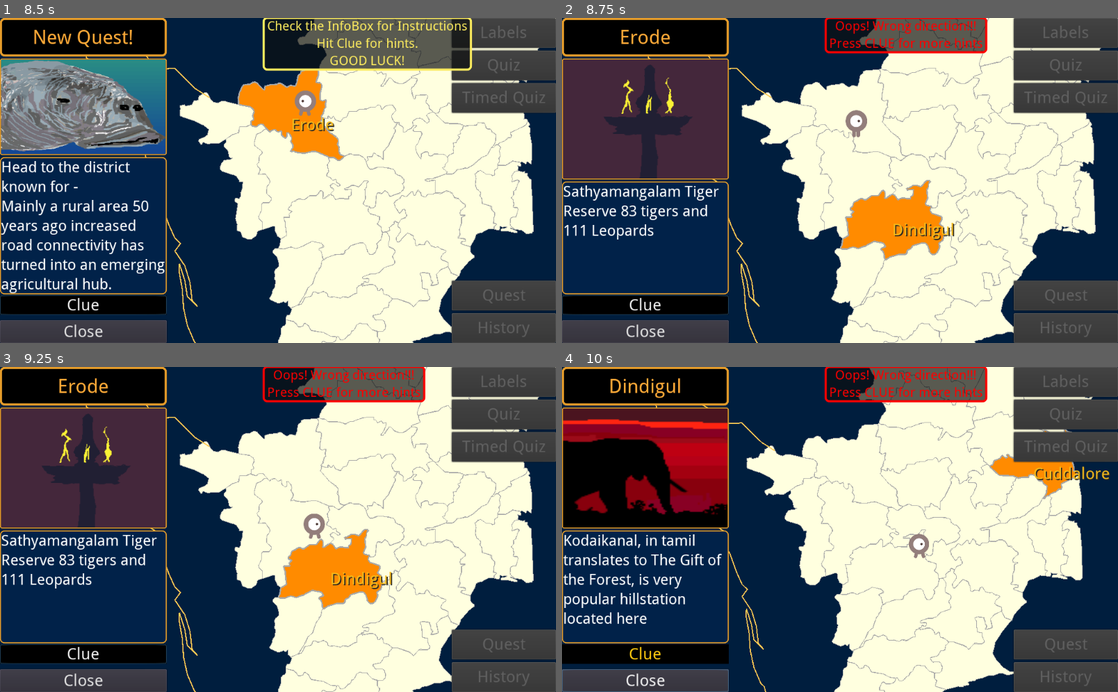
Above: before the commit, frames 1-4 (two rows, left to right).
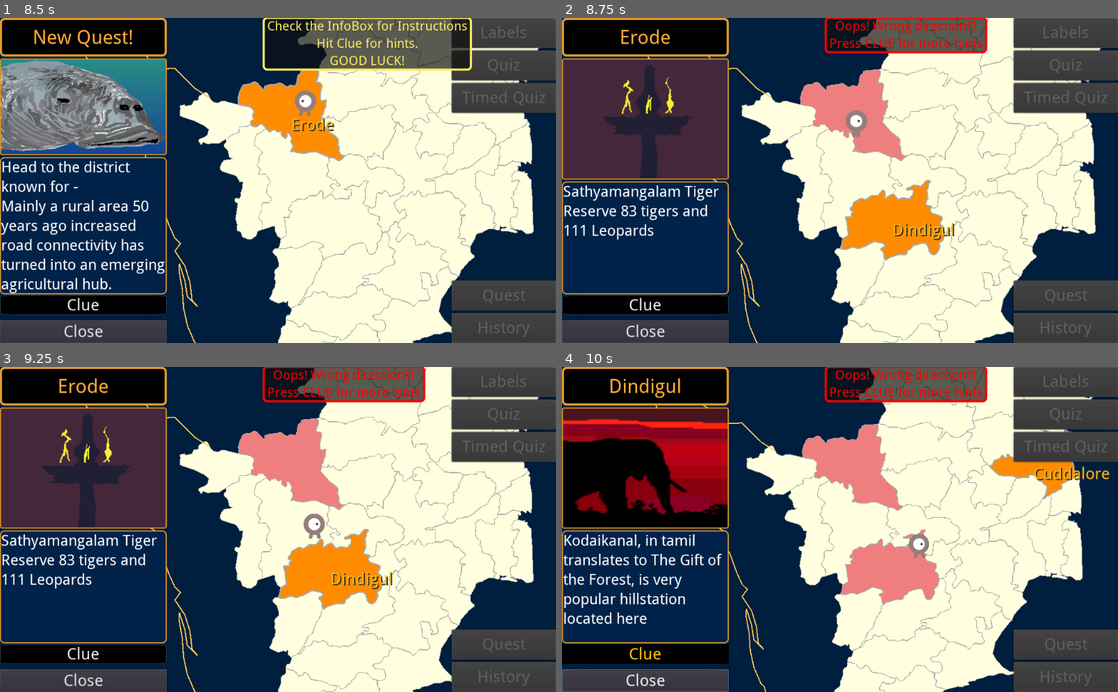
Above: after the commit, the same moments.

Repository: sharun-s/godot-tn
Game: Godot game, scene res://Node2D.tscn
Two runs of this game, one before a commit and one after it. Both use one fixed random seed, a clock stepped at 60 frames per second and the inputs below.
Inputs (mouse positions are in pixels of both pictures, inside the frame that each line leads up to):
- Up to frame 1 (8.5 s): tap Enter at 0.5 s; drag from (433, 125) to (222, 128) at 0.52 s; drag from (222, 128) to (433, 125) at 1.27 s; move the mouse to (428, 79) at 2.02 s; hold Right (ui_right) 2.03-2.75 s; tap Backspace at 2.1 s; click (428, 79) at 2.17 s; drag from (316, 21) to (222, 128) at 2.77 s; drag from (278, 180) to (222, 128) at 3.52 s; drag from (239, 76) to (428, 79) at 4.27 s; move the mouse to (405, 63) at 5.02 s; hold Down (ui_down) 5.03-5.75 s; hold Mouse wheel up (zoom_in) 5.03-5.75 s; click (405, 63) at 5.17 s; click "Quest" at 5.75 s; click "Clue" at 6.5 s; tap Space at 7.25 s; drag from (328, 154) to (433, 76) at 7.27 s; drag from (300, 232) to (239, 70) at 8.02 s
- Up to frame 2 (8.75 s): no input
- Up to frame 3 (9.25 s): drag from (494, 471) to (239, 419) at 8.77 s
- Up to frame 4 (10 s): move the mouse to (1073, 519) at 9.52 s; hold Down (ui_down) from 9.53 s (still down); hold Mouse wheel down (zoom_out) from 9.53 s (still down); click (1073, 519) at 9.67 s

Frame 1 is identical in both runs. In frame 2, 2.4% of the frame differs, in the area x 42-62%, y 16-44%; in frame 3, 2.6%; in frame 4, 4.6%, in the area x 43-68%, y 17-73%.

Commit message:
Refactor - removed unnecessary quest in progress variable - relying on gameinprogress instead Both quest mode and explore mode rely on select-gotodistrict-highlightdistrict - diff being how deselect is handled During the quest good and bad selections stay highlighted like in quiz mode

Diff:
--- a/TN.gd
+++ b/TN.gd
@@ -393,15 +393,18 @@
 		#walkpath.add_point(get_node(district).position)
 #		highlight_district(district, false, true)
 
+func setDistrict_Color_Text(dist, c):
+	get_node(dist).get_child(0).color=c
+	$Label.text=dist
+	$Label.rect_global_position=center(dist)
+
 func select(district):
 	if game_in_progress==1 and attempts < turns:
 		if district == challenge:
 			score+=1
 			attempts+=1
 			$HUD/Score.text=str(score)+' / '+str(attempts)
-			get_node(district).get_child(0).color=selected_color_right
-			$Label.text=district
-			$Label.rect_global_position=center(district)
+			setDistrict_Color_Text(district, selected_color_right)
 			timed_msg("[color=#"+selected_color_right.to_html(false)+"]Correct![/color]", 1)#, 2)
 			yield($Timer, "timeout")
 			if attempts < turns:
@@ -428,7 +431,7 @@
 		pass
 	elif game_in_progress==3:
 		#main game treasure hunt
-		pass
+		gotoDistrict()
 	else:
 		#get_tree().set_group("dlabels", "visible", false)
 		#check if path has anything and move
@@ -437,37 +440,21 @@
 #deselect district if one is already selected before selecting new one
 #selecting = change color + add border
 func highlight_district(district, show_neighbours:=true):
-	if district!=selected_district and selected_district!='':
-		deselect()
-	else:
-		if district==selected_district:
-			# already selected so deselect
+	if game_in_progress!=3:
+		if district!=selected_district and selected_district!='':
 			deselect()
-			$Label.text=''
-			selected_district=''
-			update() # redraw borders
-			return
+		else:
+			if district==selected_district:
+				# already selected so deselect
+				deselect()
+				$Label.text=''
+				selected_district=''
+				update() # redraw borders
+				return
 	selected_district=district
-	$Label.text=district
-	$Label.rect_global_position=center(selected_district)
-	var sd:Area2D=get_node(selected_district)
-	var poly=sd.get_child(0)
-	poly.color=selected_color
-	#selected_district_border_pts=PoolVector2Array(poly.polygon)
+	setDistrict_Color_Text(district, selected_color)
 	if show_neighbours:
-		var oa=sd.get_overlapping_areas()
-		var tmp=$Timer.wait_time
-		$Timer.start(.3)
-		yield($Timer, 'timeout')
-		$Timer.wait_time=tmp
-		for i in oa:
-			if i.name=='Gopal':
-				continue
-			get_node('lbl'+i.name).visible=true
-			i.get_child(0).color=deselect_color.blend("aa66aa22")
-			#tw.interpolate_property(i.get_child(0), 'color', deselect_color, deselect_color.blend("aa66aa22"),1)
-			#tw.start()
-			#yield(tw,"tween_completed")
+		_on_Grid_show_neighbours(true)
 	update() # redraw borders
 
 func deselect():
@@ -557,7 +544,10 @@
 	$Camera2D.position=get_node('Karur').position
 	#show_compass()
 	$Gopal.show()
-	game_in_progress=0
+	#if quest_in_progress:
+	#	game_in_progress=3
+	#else:
+	#	game_in_progress=0
 	update() # redraw borders
 	#var tree=get_tree()
 #	for i in years:
@@ -633,9 +623,11 @@
 	$Gopal.velocity=Vector2(0,0)
 	$Gopal.initiated_by_code=false
 	$Gopal/CollisionShape2D.disabled = false
-	game_in_progress=0
-	if not quest_in_progress:
+	if game_in_progress !=3:
 		enableui()
+	#game_in_progress=0
+	#if not quest_in_progress:
+	#	enableui()
 
 func fullwalktest():
 	reset()
@@ -653,10 +645,7 @@
 		$Camera2D/Tween.interpolate_property($Camera2D,"position",$Camera2D.position,gpos,1.4)
 		$Camera2D/Tween.start()
 		# not required gopal will highlight
-		$Label.text=current
-		$Label.rect_global_position=center(current)
-		var poly=i.get_child(0)
-		poly.color=selected_color
+		setDistrict_Color_Text(current, selected_color)
 		var neighbours=i.get_overlapping_areas()
 		for n in neighbours:
 			if n.name == 'Gopal':
@@ -822,10 +811,10 @@
 				#get_tree().call_group(years[i],"queue_free")
 				for tmpx in get_tree().get_nodes_in_group(years[i]):
 					if tmpx is Polygon2D:
-						print('freeing', tmpx.name)
+						#print('freeing', tmpx.name)
 						tmpx.queue_free()
-					else:
-						print('not freeing', tmpx.name)
+					#else:
+					#	print('not freeing', tmpx.name)
 				current_year=0
 				get_tree().call_group('1956',"hide")
 				#$HUD/Learn.text='History'
@@ -881,14 +870,15 @@
 	seconds=seconds+1
 	$HUD/Clock.text=str(seconds)
 
-var quest_in_progress:=false
+#var quest_in_progress:=false
 func _on_Quest_pressed():
 	disableui()
 	$HUD/Grid/VBoxContainer2/MarginContainer/Neighbours.visible=false
 	$HUD/Grid/VBoxContainer2/MarginContainer/history.visible=false
 	$HUD/Score.visible=true
 	$HUD/Score.text='Check the InfoBox for Instructions\nHit Clue for hints.\nGOOD LUCK!'
-	quest_in_progress=true
+	#quest_in_progress=true
+	game_in_progress=3
 	if selected_district=='':
 		$HUD/Grid.show()
 		$HUD/Grid.reload('', '', '', 0)
@@ -909,7 +899,8 @@
 
 #when player node moves into area
 func showinfo(district):
-	if quest_in_progress:
+	#if quest_in_progress:
+	if game_in_progress==3:
 		$HUD/Score.visible=true
 		$HUD/Grid.reload(district, neighbours(district), get_history(district), 1)
 	else:
@@ -925,7 +916,8 @@
 	yield($Timer,"timeout")
 	$HUD/Quest.show()
 	$HUD/Message.bbcode_text=''
-	quest_in_progress=false
+	#quest_in_progress=false
+	game_in_progress=0 # revert back to explore mode
 	$HUD/Score["custom_styles/normal"].border_color="feed5f"#selected_color_right
 	$HUD/Score["custom_colors/font_color"]="feed5f"#selected_color_right
 	enableui()
